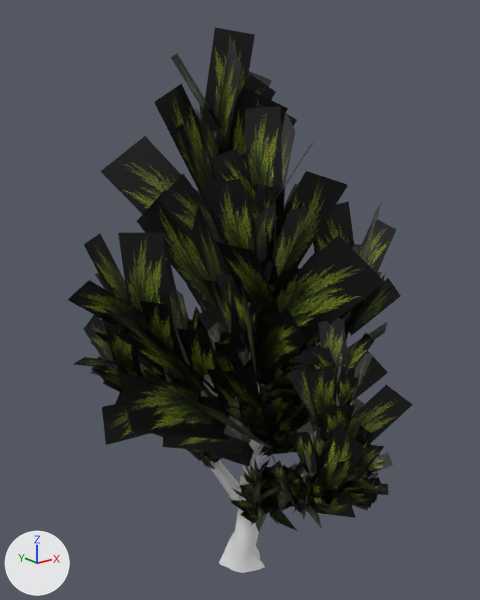
The Blender file Models/Shrubbery/Tree_Will.blend: old version first, new version second.
Camera for both pictures: a 50 mm lens placed at (-19.8, -24.5, 25.3), pointed at (0.0, 0.2, 15.4). The lights are fixed; the arrows at lower left show +X, +Y and +Z.
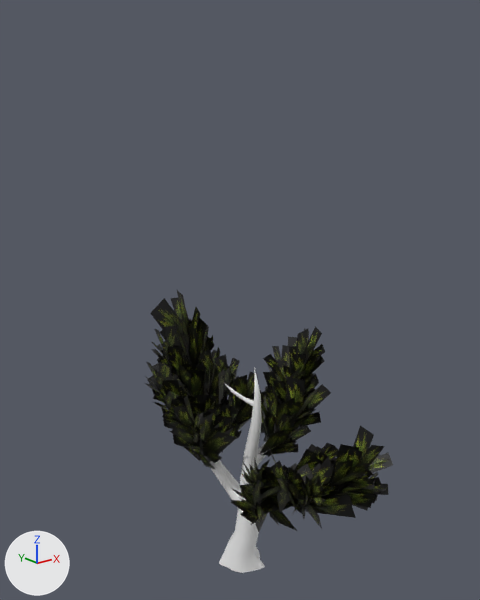
Diff of the bpy script that builds the scene:
```diff
--- a/Models/Shrubbery/Tree_Will.blend.py
+++ b/Models/Shrubbery/Tree_Will.blend.py
@@ ob_circle_030 @@
-ob_circle_030 = bpy.data.objects.new('Circle.030', me_circle_030)
-ob_circle_030.location = (0.63, 0.79, 19.63)
-ob_circle_030.rotation_euler = (9.528, 3.162, 16.86)  # degrees (186, 181, 246)
-ob_circle_030.scale = (1.61, 1.95, 1.77)
@@ ob_circle_029 @@
-ob_circle_029 = bpy.data.objects.new('Circle.029', me_circle_029)
-ob_circle_029.location = (-2.22, 0.95, 12.13)
-ob_circle_029.rotation_euler = (9.395, 2.545, 18.12)  # degrees (178, 146, 318)
-ob_circle_029.scale = (1.61, 1.95, 1.77)
@@ ob_circle_028 @@
-ob_circle_028 = bpy.data.objects.new('Circle.028', me_circle_028)
-ob_circle_028.location = (2.45, -2.59, 12.35)
-ob_circle_028.rotation_euler = (9.552, 2.782, 14.89)  # degrees (187, 159, 133)
-ob_circle_028.scale = (1.61, 1.95, 1.77)
@@ ob_circle_027 @@
-ob_circle_027 = bpy.data.objects.new('Circle.027', me_circle_027)
-ob_circle_027.location = (-0.35, -1.03, 16.48)
-ob_circle_027.rotation_euler = (9.473, 3.005, 13.03)  # degrees (183, 172, 27)
-ob_circle_027.scale = (1.61, 1.95, 1.77)
@@ ob_circle_026 @@
-ob_circle_026 = bpy.data.objects.new('Circle.026', me_circle_026)
-ob_circle_026.location = (0.3, -5.2, 10.39)
-ob_circle_026.rotation_euler = (9.49, 3.16, 13.73)  # degrees (184, 181, 67)
-ob_circle_026.scale = (1.02, 1.23, 1.12)
@@ ob_circle_025 @@
-ob_circle_025 = bpy.data.objects.new('Circle.025', me_circle_025)
-ob_circle_025.location = (-3.93, 1.85, 11.41)
-ob_circle_025.rotation_euler = (8.999, 2.697, 11.51)  # degrees (156, 155, 299)
-ob_circle_025.scale = (1.02, 1.23, 1.12)
@@ ob_circle_024 @@
-ob_circle_024 = bpy.data.objects.new('Circle.024', me_circle_024)
-ob_circle_024.location = (1.02, 3.62, 12.32)
-ob_circle_024.rotation_euler = (9.58, 3.16, 8.445)  # degrees (189, 181, 124)
-ob_circle_024.scale = (1.02, 1.23, 1.12)
@@ ob_circle_023 @@
-ob_circle_023 = bpy.data.objects.new('Circle.023', me_circle_023)
-ob_circle_023.location = (1.11, -0.54, 14.26)
-ob_circle_023.rotation_euler = (9.572, 3.076, 10.05)  # degrees (188, 176, 216)
-ob_circle_023.scale = (1.02, 1.23, 1.12)
@@ ob_circle_021 @@
-ob_circle_021 = bpy.data.objects.new('Circle.021', me_circle_021)
-ob_circle_021.location = (0.26, -2.27, 11.56)
-ob_circle_021.rotation_euler = (9.269, 2.528, 7.449)  # degrees (171, 145, 67)
-ob_circle_021.scale = (0.612, 0.742, 0.674)
@@ ob_circle_020 @@
-ob_circle_020 = bpy.data.objects.new('Circle.020', me_circle_002)
-ob_circle_020.location = (-0.69, -1.09, 10.03)
-ob_circle_020.rotation_euler = (9.138, 2.787, 5.94)  # degrees (164, 160, 340)
-ob_circle_020.scale = (0.612, 0.742, 0.674)
@@ ob_circle_019 @@
-ob_circle_019 = bpy.data.objects.new('Circle.019', me_circle_001)
-ob_circle_019.location = (-0.61, 0.06, 11.85)
-ob_circle_019.rotation_euler = (9.089, 3.003, 5.205)  # degrees (161, 172, 298)
-ob_circle_019.scale = (0.612, 0.742, 0.674)
```

Changed parts and their boxes (x1, y1, x2, y2) in the pictures (480 x 600 px):
'Circle.027', deleted: before (202, 106, 386, 389)
'Circle.029', deleted: before (68, 233, 277, 467)
'Circle.030', deleted: before (101, 27, 297, 326)
'Circle.026', deleted: before (287, 318, 413, 506)
'Circle.028', deleted (black): before (266, 201, 401, 453)
'Circle.025', deleted (black): before (74, 315, 180, 445)
'Circle.021', deleted: before (259, 341, 309, 414)
'Circle.020', deleted (black): before (223, 370, 277, 443)
'Circle.019', deleted (black): before (198, 323, 247, 396)
'Circle.023', deleted: before (198, 259, 299, 384)
'Circle.024', deleted: before (187, 285, 207, 332)
'Circle.017', unchanged, uncovered by the edit: before (259, 396, 315, 457); after (206, 326, 331, 457)
'Circle.001', unchanged, uncovered by the edit: before (177, 290, 206, 332); after (147, 290, 213, 410)
'Circle.016', unchanged, uncovered by the edit: before (186, 449, 222, 469); after (167, 395, 237, 469)
'Circle.013', unchanged, uncovered by the edit: after (151, 326, 204, 396)
